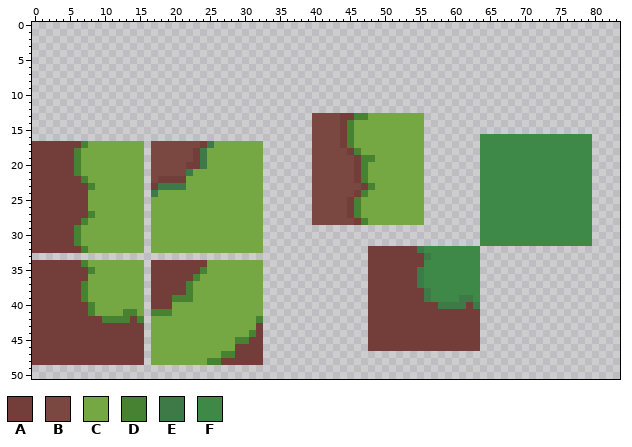
File history of a pixel-art file, Assets/Tiles/Connection Tiles.ase. That is the earlier state.
84x51 pixels, 1 frame. Colours within 5 levels of each other are drawn and written as one.
Palette (. is transparent): A #733e39  B #7a4841  C #75a743  D #468232  E #3e7a48  F #3e8948
Pixels before (only the part around the change), first column x 0:
 0 ...................................................................................
 1 ...................................................................................
 2 ...................................................................................
 3 ...................................................................................
 4 ...................................................................................
 5 ...................................................................................
 6 ...................................................................................
 7 ...................................................................................
 8 ...................................................................................
 9 ...................................................................................
10 ...................................................................................
11 ...................................................................................
12 ...................................................................................
13 ........................................BBBBAADDCCCCCCCC...........................
14 ........................................BBBBADCCCCCCCCCC...........................
15 ........................................BBBBADCCCCCCCCCC...........................
16 ........................................BBBBADCCCCCCCCCC........FFFFFFFFFFFFFFFF...
17 AAAAAAADCCCCCCCC.BBBBBBBAECCCCCCC.......BBBBADCCCCCCCCCC........FFFFFFFFFFFFFFFF...
18 AAAAAADCCCCCCCCC.BBBBBBAECCCCCCCC.......BBBBBADCCCCCCCCC........FFFFFFFFFFFFFFFF...
19 AAAAAADCCCCCCCCC.BBBBBBAECCCCCCCC.......BBBBBBADDCCCCCCC........FFFFFFFFFFFFFFFF...
20 AAAAAADCCCCCCCCC.BBBBBAAECCCCCCCC.......BBBBBBADCCCCCCCC........FFFFFFFFFFFFFFFF...
21 AAAAAADCCCCCCCCC.BBBBBECCCCCCCCCC.......BBBBBBADCCCCCCCC........FFFFFFFFFFFFFFFF...
22 AAAAAAADCCCCCCCC.BAAAACCCCCCCCCCC.......BBBBBBADCCCCCCCC........FFFFFFFFFFFFFFFF...
23 AAAAAAAADCCCCCCC.AEEEECCCCCCCCCCC.......BBBBBBBADCCCCCCC........FFFFFFFFFFFFFFFF...
24 AAAAAAAACCCCCCCC.ECCCCCCCCCCCCCCC.......BBBBBBADCCCCCCCC........FFFFFFFFFFFFFFFF...
25 AAAAAAAACCCCCCCC.CCCCCCCCCCCCCCCC.......BBBBBADCCCCCCCCC........FFFFFFFFFFFFFFFF...
26 AAAAAAAACCCCCCCC.CCCCCCCCCCCCCCCC.......BBBBBADCCCCCCCCC........FFFFFFFFFFFFFFFF...
27 AAAAAAAADCCCCCCC.CCCCCCCCCCCCCCCC.......BBBBBADCCCCCCCCC........FFFFFFFFFFFFFFFF...
28 AAAAAAADCCCCCCCC.CCCCCCCCCCCCCCCC.......BBBBBBADCCCCCCCC........FFFFFFFFFFFFFFFF...
29 AAAAAADCCCCCCCCC.CCCCCCCCCCCCCCCC...............................FFFFFFFFFFFFFFFF...
30 AAAAAADCCCCCCCCC.CCCCCCCCCCCCCCCC...............................FFFFFFFFFFFFFFFF...
31 AAAAAADCCCCCCCCC.CCCCCCCCCCCCCCCC...............................FFFFFFFFFFFFFFFF...
32 AAAAAAADCCCCCCCC.CCCCCCCCCCCCCCCC...............AAAAAAAEFFFFFFFF...................
33 ................................................AAAAAAAAEFFFFFFF...................
34 AAAAAAADCCCCCCCC.AAAAAAAACCCCCCCC...............AAAAAAAAFFFFFFFF...................
35 AAAAAAAADCCCCCCC.AAAAAAADCCCCCCCC...............AAAAAAAEFFFFFFFF...................
36 AAAAAAAACCCCCCCC.AAAAAADCCCCCCCCC...............AAAAAAAEFFFFFFFF...................
37 AAAAAAADCCCCCCCC.AAAAADCCCCCCCCCC...............AAAAAAAEFFFFFFFF...................
38 AAAAAAADCCCCCCCC.AAAAADCCCCCCCCCC...............AAAAAAAAEFFFFFFF...................
39 AAAAAAADCCCCCCCC.AAADDDCCCCCCCCCC...............AAAAAAAAEFFFFEEF...................
40 AAAAAAAADCCCCCCC.AAACCCCCCCCCCCCC...............AAAAAAAAAAEEEEAE...................
41 AAAAAAAADCCCCDDC.DDDCCCCCCCCCCCCC...............AAAAAAAAAAAAAAAA...................
42 AAAAAAAAAADDDDAD.CCCCCCCCCCCCCCCD...............AAAAAAAAAAAAAAAA...................
43 AAAAAAAAAAAAAAAA.CCCCCCCCCCCCCCCA...............AAAAAAAAAAAAAAAA...................
44 AAAAAAAAAAAAAAAA.CCCCCCCCCCCCCCDA...............AAAAAAAAAAAAAAAA...................
45 AAAAAAAAAAAAAAAA.CCCCCCCCCCCCDDAA...............AAAAAAAAAAAAAAAA...................
46 AAAAAAAAAAAAAAAA.CCCCCCCCCCCCAAAA...............AAAAAAAAAAAAAAAA...................
47 AAAAAAAAAAAAAAAA.CCCCCCCCCCDDAAAA..................................................
48 AAAAAAAAAAAAAAAA.CCCCCCCCDDAAAAAA..................................................
49 ...................................................................................
50 ...................................................................................
The result:
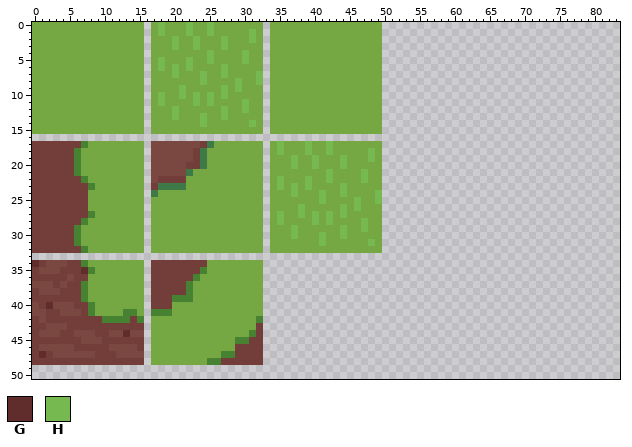
Colours new in this view: G #602c2c  H #75b950
Difference:
Changed rows in their new state; - is an unchanged pixel.
first column x 0:
 0 CCCCCCCCCCCCCCCC-CHCCCHCCHCCCCCCC-CCCCCCCCCCCCCCCC------------------------------
 1 CCCCCCCCCCCCCCCC-CHCCCHCCHCCCCCHC-CCCCCCCCCCCCCCCC------------------------------
 2 CCCCCCCCCCCCCCCC-CCCHCCHCCCHCCCHC-CCCCCCCCCCCCCCCC------------------------------
 3 CCCCCCCCCCCCCCCC-CCCHCCHCCCHCCCCC-CCCCCCCCCCCCCCCC------------------------------
 4 CCCCCCCCCCCCCCCC-CCCCCCCCHCCCCHCC-CCCCCCCCCCCCCCCC------------------------------
 5 CCCCCCCCCCCCCCCC-CHCCCHCCHCCCCHCC-CCCCCCCCCCCCCCCC------------------------------
 6 CCCCCCCCCCCCCCCC-CHCHCHCCCCHCCCCC-CCCCCCCCCCCCCCCC------------------------------
 7 CCCCCCCCCCCCCCCC-CCCHCCCHCCHCCCCH-CCCCCCCCCCCCCCCC------------------------------
 8 CCCCCCCCCCCCCCCC-CCCCCCCHCCCCHCCH-CCCCCCCCCCCCCCCC------------------------------
 9 CCCCCCCCCCCCCCCC-CCCCHCCCCCHCHCCC-CCCCCCCCCCCCCCCC------------------------------
10 CCCCCCCCCCCCCCCC-CHCCHCHCHCHCCCCC-CCCCCCCCCCCCCCCC------------------------------
11 CCCCCCCCCCCCCCCC-CHCCCCHCHCCCCHCC-CCCCCCCCCCCCCCCC------------------------------
12 CCCCCCCCCCCCCCCC-CCCHCCCCCCHCCHCC-CCCCCCCCCCCCCCCC------------------------------
13 CCCCCCCCCCCCCCCC-CCCHCCCHCCHCCCCC-CCCCCCCCCCCCCC--......------------------------
14 CCCCCCCCCCCCCCCC-CCCCCCCHCCCCCCHC-CCCCCCCCCCCC----......------------------------
15 CCCCCCCCCCCCCCCC-CCCCCCCCCCCCCCCC-CCCCCCCCCCCC----......------------------------
16 ----------------------------------------................--------................
17 ----------------------------------CHCCCHCCHCCC----......--------................
18 ----------------------------------CHCCCHCCHCCCC-H-......--------................
19 ----------------------------------CCCHCCHCCCHCCCH-......--------................
20 ----------------------------------CCCHCCHCCCHCCC--......--------................
21 ----------------------------------CCCCCCCCHCCCCH--......--------................
22 ----------------------------------CHCCCHCCHCCCCH--......--------................
23 ----------------------------------CHCHCHCCCCHCCCC-......--------................
24 ----------------------------------CCCHCCCHCCHCCC-H......--------................
25 ----------------------------------CCCCCCCHCCCCH--H......--------................
26 ----------------------------------CCCCHCCCCCHCH---......--------................
27 ----------------------------------CHCCHCHCHCHCC---......--------................
28 ----------------------------------CHCCCCHCHCCCCH--......--------................
29 ----------------------------------CCCHCCCCCCHCCHCC--------------................
30 ----------------------------------CCCHCCCHCCHCCCCC--------------................
31 ----------------------------------CCCCCCCHCCCCCCHC--------------................
32 ----------------------------------CCCCCCCCCCCCCCCC..............----------------
33 ------------------------------------------------................----------------
34 G-BBB-------------------------------------------................----------------
35 -BBB---G----------------------------------------................----------------
36 -----B------------------------------------------................----------------
37 BBB-B-------------------------------------------................----------------
38 -BBB--------------------------------------------................----------------
39 ------------------------------------------------................----------------
40 B-GBBB------------------------------------------................----------------
41 BB--BBB-----------------------------------------................----------------
42 -B----------------------------------------------................----------------
43 --BBB-------------------------------------------................----------------
44 -BBB--BBB--BBGBB--------------------------------................----------------
45 -------BBB--------------------------------------................----------------
46 -BBBBB-----BBBB---------------------------------................----------------
47 -G-BBBBBB---BBBB----------------------------------------------------------------
Where, in picture pixels (left, top, right, bottom), the same in both pictures:
changed: (32, 22, 592, 358)
